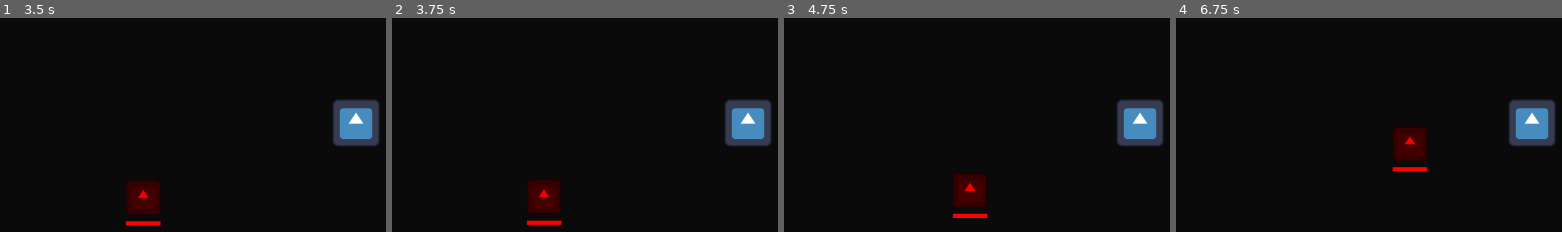
Above: before the commit, frames 1-4 (left to right).
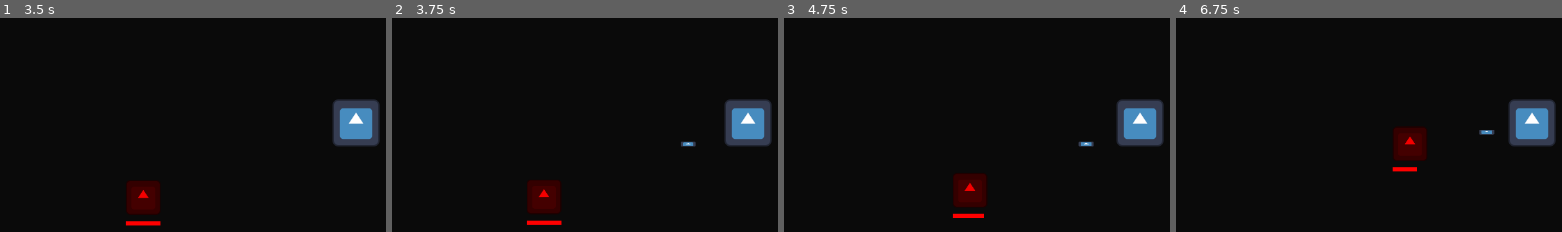
Above: after the commit, the same moments.

Repository: hyprborey/sgg-ttd
Game: Godot game, scene res://world.tscn
The game is run twice, just before and just after one commit, with the same random seed, the same clock (stepped at 60 frames per second) and the same inputs. The engine's default icon, where the game draws it, is replaced by a stand-in: a white triangle on a blue panel in a dark square.
Inputs:
- Up to frame 1 (3.5 s): tap Enter at 0.5 s; tap Space at 2 s
- Up to frame 2 (3.75 s): no input
- Up to frame 3 (4.75 s): no input
- Up to frame 4 (6.75 s): no input

Frame 1 is identical in both runs. In frame 2, less than 0.1% of the frame differs, in the area x 74-79%, y 57-61%; in frame 3, 0.1%; in frame 4, 0.2%, in the area x 62-83%, y 52-72%.

Commit message:
basic things done

Diff:
--- a/bullet.gd
+++ b/bullet.gd
@@ -1,12 +1,26 @@
 extends CharacterBody2D
 
+@export var SPEED = 500
 
-const SPEED = 300.0
-const JUMP_VELOCITY = -400.0
+var dir: float
+var spawnPos: Vector2
+var spawnRot: float
+var zdex: int
+var damage: int
+
+func _ready():
+	global_position = spawnPos
+	global_rotation = spawnRot
+	rotation = spawnRot
+	z_index = zdex
+
+func _physics_process(delta):
+	velocity = Vector2(0, -SPEED).rotated(dir)
+	move_and_slide()
 
 
-func _physics_process(delta: float) -> void:
-
-	velocity
-
-	move_and_slide()
+func _on_area_2d_area_entered(area: Area2D) -> void:
+	print("Попадание!")
+	var enemy = area.get_parent()
+	enemy.hit(damage)
+	queue_free()
--- a/bullet.tscn
+++ b/bullet.tscn
@@ -7,12 +7,25 @@
 size = Vector2(20, 6)
 
 [node name="Bullet" type="CharacterBody2D"]
+collision_layer = 64
+collision_mask = 2
 script = ExtResource("1_07wgk")
+
+[node name="CollisionShape2D" type="CollisionShape2D" parent="."]
+shape = SubResource("RectangleShape2D_diube")
+debug_color = Color(1, 0, 0, 0.419608)
 
 [node name="Sprite2D" type="Sprite2D" parent="."]
 position = Vector2(0, -4.76837e-07)
 scale = Vector2(0.171875, 0.0546875)
 texture = ExtResource("1_a7vpp")
 
-[node name="CollisionShape2D" type="CollisionShape2D" parent="."]
+[node name="Area2D" type="Area2D" parent="."]
+collision_layer = 64
+collision_mask = 2
+
+[node name="CollisionShape2D" type="CollisionShape2D" parent="Area2D"]
 shape = SubResource("RectangleShape2D_diube")
+debug_color = Color(1, 0, 0, 0.419608)
+
+[connection signal="area_entered" from="Area2D" to="." method="_on_area_2d_area_entered"]
--- a/enemy.gd
+++ b/enemy.gd
@@ -10,12 +10,21 @@
 # Called when the node enters the scene tree for the first time.
 func _ready() -> void:
 	health = MAX_HEALTH
-	emit_signal("HEALTH_CHANGE", health)
+
 
 
 # Called every frame. 'delta' is the elapsed time since the previous frame.
 func _process(delta: float) -> void:
 	pass
 
+func die():
+	queue_free()
+
+func hit(damage: int):
+	health -= damage
+	emit_signal("health_change", health)
+	if health <= 0:
+		die()
+
 func on_spotted(node):
 	print("Oh fuck of shit")
--- a/enemy.tscn
+++ b/enemy.tscn
@@ -7,7 +7,7 @@
 [sub_resource type="CircleShape2D" id="CircleShape2D_bp7pk"]
 radius = 24.0
 
-[node name="Enemy" type="Node2D"]
+[node name="Enemy" type="Node2D" groups=["enemies"]]
 script = ExtResource("1_cbh7f")
 
 [node name="Sprite2D" type="Sprite2D" parent="."]
@@ -15,9 +15,12 @@
 scale = Vector2(0.390539, 0.390539)
 texture = ExtResource("1_yb0ao")
 
-[node name="Area2D" type="Area2D" parent="."]
+[node name="Hitbox" type="Area2D" parent="."]
+collision_layer = 2
+collision_mask = 32
 
-[node name="CollisionShape2D" type="CollisionShape2D" parent="Area2D"]
+[node name="CollisionShape2D" type="CollisionShape2D" parent="Hitbox"]
 shape = SubResource("CircleShape2D_bp7pk")
+debug_color = Color(1, 1, 1, 0.313726)
 
 [node name="Health" parent="." instance=ExtResource("3_b3wc7")]
--- a/health.gd
+++ b/health.gd
@@ -2,6 +2,8 @@
 
 var parent_node
 var max_health: int
+
+@onready var health_bar = $ColorRect
 
 # Called when the node enters the scene tree for the first time.
 func _ready() -> void:
@@ -15,4 +17,7 @@
 	pass
 
 func update_healthbar(health: int):
-	print("New health", health)
+	print("Max health ", max_health)
+	print("New health ", health)
+	print("Health percentage ", float(health) / float(max_health))
+	health_bar.size.x = int(50 * float(health) / float(max_health))
--- a/project.godot
+++ b/project.godot
@@ -14,3 +14,16 @@
 run/main_scene="res://world.tscn"
 config/features=PackedStringArray("4.3", "Forward Plus")
 config/icon="res://icon.svg"
+
+[global_group]
+
+enemies=""
+
+[layer_names]
+
+2d_physics/layer_2="Enemy hitboxes"
+2d_physics/layer_3="Enemy range"
+2d_physics/layer_4="Enemy bullet"
+2d_physics/layer_5="Tower hitbox"
+2d_physics/layer_6="Tower range"
+2d_physics/layer_7="Tower bullet"
--- a/tower.gd
+++ b/tower.gd
@@ -1,22 +1,69 @@
 extends Node2D
 
-var target
+@export var attack_range: float = 100.0
+@export var attack_rate: float = 1
+@export var damage: int = 10
+@export var BulletScene: PackedScene  # Сцена пули
+
+var all_targets = []
+var current_target
+
+
+@onready var attack_cooldown: Timer = $AttackCooldown
 
 # Called when the node enters the scene tree for the first time.
 func _ready() -> void:
-	pass # Replace with function body.
-
+	$TowerRange/CollisionShape2D.shape.radius = attack_range
 
 # Called every frame. 'delta' is the elapsed time since the previous frame.
 func _process(delta: float) -> void:
-	pass
+	if current_target and is_instance_valid(current_target):
+		shoot()
+	else:
+		acquire_target()
 
 
+# Ищет цель
+# TODO: Потом сделать сортировку на Path2D процентное прохождение врага
+func acquire_target():
+	if all_targets.size() > 0:
+		current_target = all_targets[0]
+	else:
+		current_target = null
+
+func shoot():
+	if $AttackCooldown.is_stopped():
+		var bullet = BulletScene.instantiate()  # Создаем пулю
+		bullet.spawnPos = global_position
+		bullet.spawnRot = rotation
+		bullet.dir = (current_target.global_position - global_position).normalized().angle() + deg_to_rad(90)
+		bullet.damage = damage
+		print("---")
+		print(current_target)
+		print(current_target.global_position)
+		print(position)
+		print((current_target.global_position - global_position).normalized())
+		print(bullet.dir)
+		bullet.position = position  # Пуля появляется у башни
+		#bullet.damage = damage  # Передаем урон
+		get_parent().add_child(bullet)  # Добавляем пулю на сцену
+		$AttackCooldown.start(attack_rate)
+
 func _on_area_2d_area_entered(area: Area2D) -> void:
-	target = area.get_parent()
-	print("I saw ", target)
+	var body = area.get_parent()
+
+	if body.is_in_group("enemies"):
+		all_targets.append(body)
+
+	acquire_target()
+	print("I saw ", current_target)
 
 
 func _on_area_2d_area_exited(area: Area2D) -> void:
-	target = area.get_parent()
-	print("I saw ", target)
+	var body = area.get_parent()
+
+	if body.is_in_group("enemies"):
+		all_targets.erase(body)
+
+	acquire_target()
+	print("I saw ", current_target)
--- a/tower.tscn
+++ b/tower.tscn
@@ -1,22 +1,31 @@
-[gd_scene load_steps=4 format=3 uid="uid://c3svoov0bkby8"]
+[gd_scene load_steps=5 format=3 uid="uid://c3svoov0bkby8"]
 
 [ext_resource type="Script" path="res://tower.gd" id="1_ffamq"]
 [ext_resource type="Texture2D" uid="uid://de5fn54h1loro" path="res://icon.svg" id="2_gv1ux"]
+[ext_resource type="PackedScene" uid="uid://d3dq44actw2xg" path="res://bullet.tscn" id="2_he50o"]
 
 [sub_resource type="CircleShape2D" id="CircleShape2D_se12y"]
 radius = 200.0
 
 [node name="Tower" type="Node2D"]
 script = ExtResource("1_ffamq")
+attack_range = 300.0
+BulletScene = ExtResource("2_he50o")
 
 [node name="Sprite2D" type="Sprite2D" parent="."]
 scale = Vector2(0.53125, 0.53125)
 texture = ExtResource("2_gv1ux")
 
-[node name="Area2D" type="Area2D" parent="."]
+[node name="TowerRange" type="Area2D" parent="."]
+collision_layer = 32
+collision_mask = 2
 
-[node name="CollisionShape2D" type="CollisionShape2D" parent="Area2D"]
+[node name="CollisionShape2D" type="CollisionShape2D" parent="TowerRange"]
 shape = SubResource("CircleShape2D_se12y")
 
-[connection signal="area_entered" from="Area2D" to="." method="_on_area_2d_area_entered"]
-[connection signal="area_exited" from="Area2D" to="." method="_on_area_2d_area_exited"]
+[node name="AttackCooldown" type="Timer" parent="."]
+wait_time = 1.5
+one_shot = true
+
+[connection signal="area_entered" from="TowerRange" to="." method="_on_area_2d_area_entered"]
+[connection signal="area_exited" from="TowerRange" to="." method="_on_area_2d_area_exited"]
Not shown: 1 places in node_2d.tscn that only renumber resources
